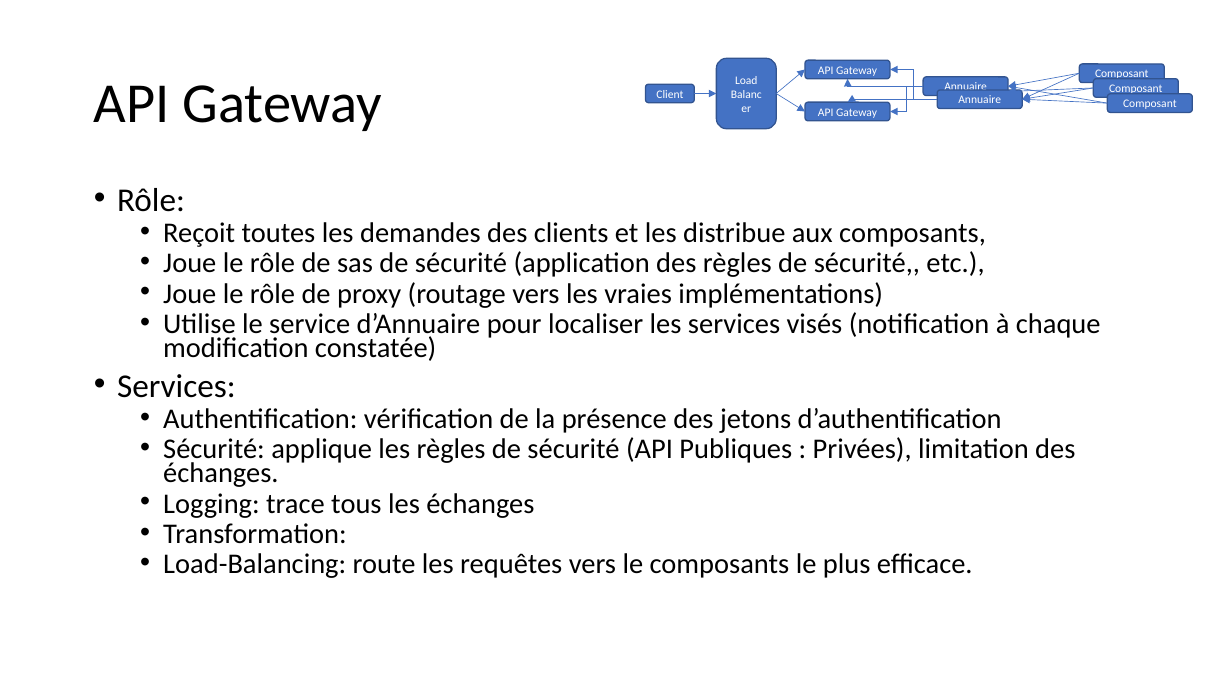
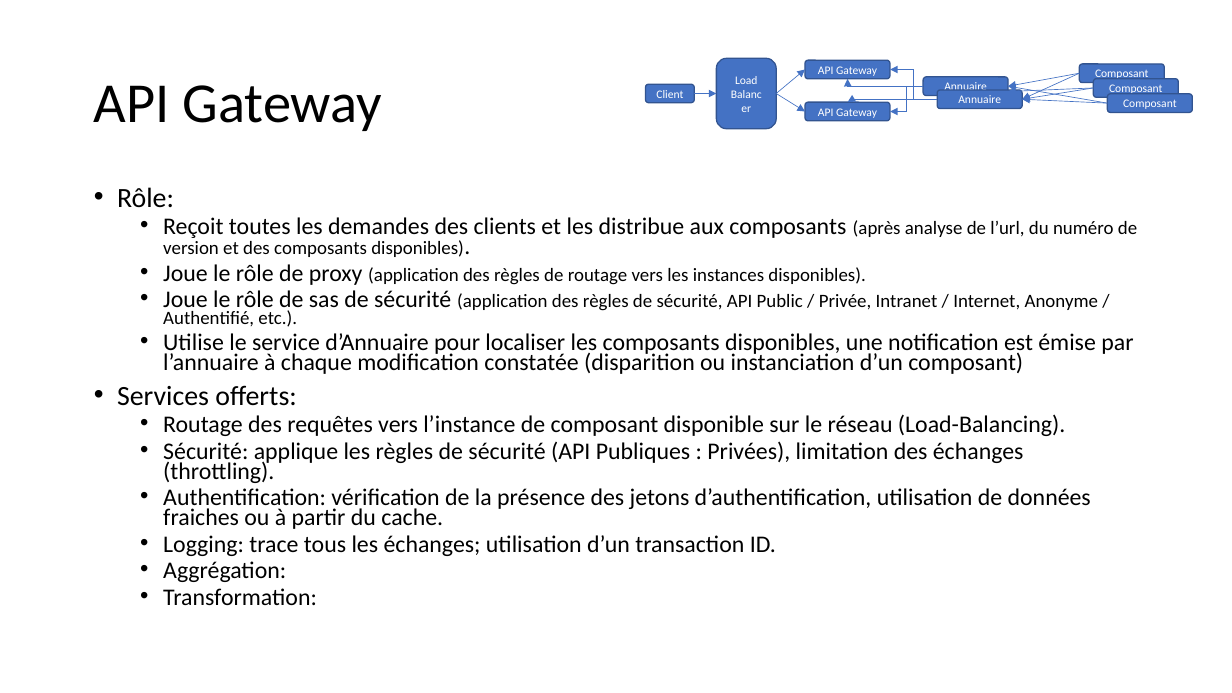
Before and after one commit to apulcino/MSAFO, a slide deck: slide 8 of maquette.pptx. Drawn at 1232x693 pixels with LibreOffice and Linux fonts; fonts in the diff are those of the drawing. Boxes give left, top, right and bottom in pixels: in the first picture for what was removed or moved away, otherwise in the second. Text is boxed around its words. In the diff, an @@ line names an element or a change of style, - is before the commit and + after.

```diff
--- a/maquette.pptx
+++ b/maquette.pptx
@@ text at (117,187,317,605): size 25.9 to 21.7 pt in "Rôle:"; size 22.2 to 18.6 pt in "Transformation:" @@
@@ text at (117,217,1137,582): text changed; size 22.2 to 18.6 pt @@
-  • Reçoit toutes les demandes des clients et les distribue aux composants,
-  • Joue le rôle de sas de sécurité (application des règles de sécurité,, etc.),
-  • Joue le rôle de proxy (routage vers les vraies implémentations)
-  • Utilise le service d’Annuaire pour localiser les services visés (notification à chaque modification constatée)
-• Services:
-  • Authentification: vérification de la présence des jetons d’authentification
-  • Sécurité: applique les règles de sécurité (API Publiques : Privées), limitation des échanges.
-  • Logging: trace tous les échanges
+  • Reçoit toutes les demandes des clients et les distribue aux composants (après analyse de l’url, du numéro de version et des composants disponibles).
+  • Joue le rôle de proxy (application des règles de routage vers les instances disponibles).
+  • Joue le rôle de sas de sécurité (application des règles de sécurité, API Public / Privée, Intranet / Internet, Anonyme / Authentifié, etc.).
+  • Utilise le service d’Annuaire pour localiser les composants disponibles, une notification est émise par l’annuaire à chaque modification constatée (disparition ou instanciation d’un composant)
+• Services offerts:
+  • Routage des requêtes vers l’instance de composant disponible sur le réseau (Load-Balancing).
+  • Sécurité: applique les règles de sécurité (API Publiques : Privées), limitation des échanges (throttling).
+  • Authentification: vérification de la présence des jetons d’authentification, utilisation de données fraiches ou à partir du cache.
+  • Logging: trace tous les échanges; utilisation d’un transaction ID.
+  • Aggrégation:
@@ text at (163,553,973,578): paragraph removed @@
-  • Load-Balancing: route les requêtes vers le composants le plus efficace.
```
Also in this commit, not shown: 2 other slides changed.
